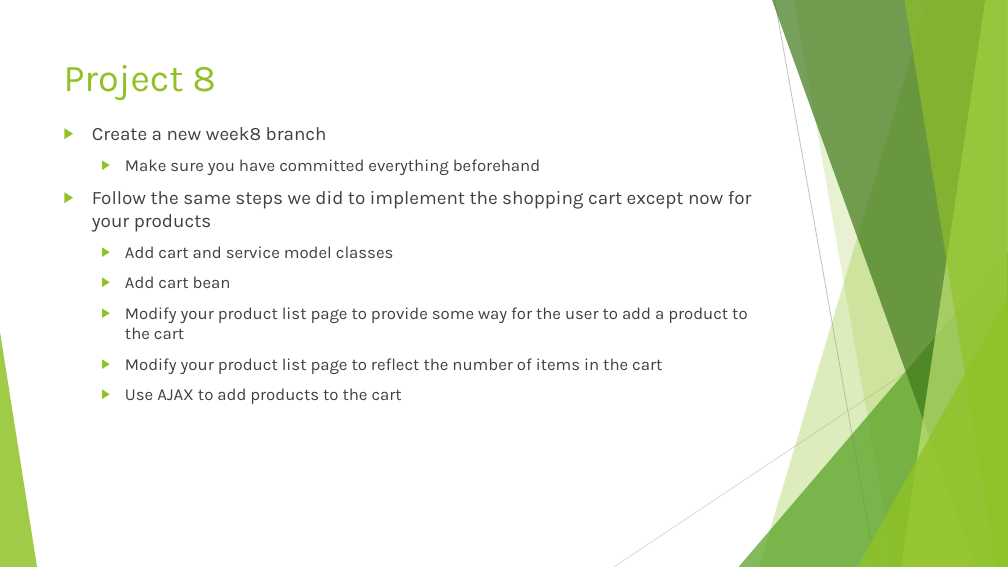
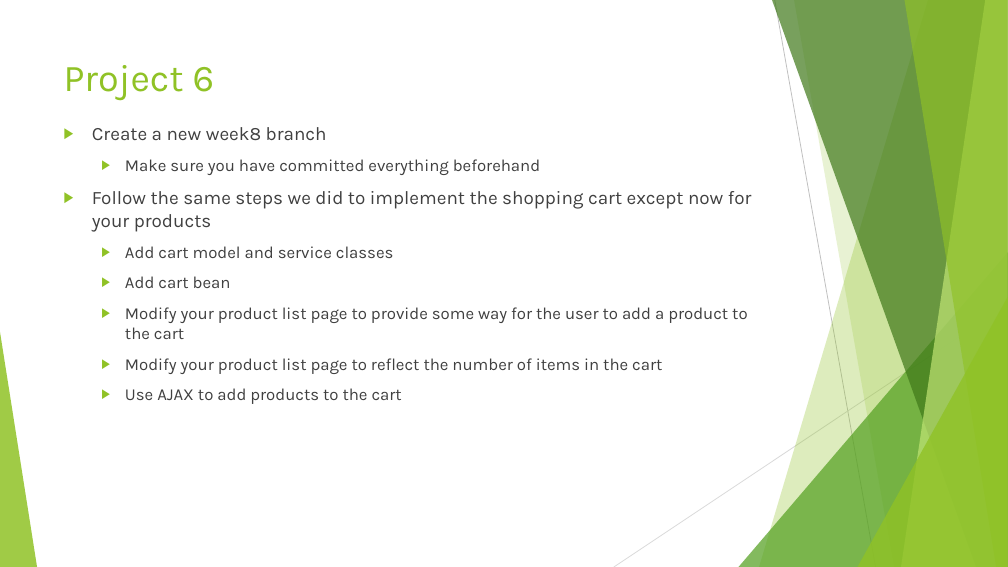
Before and after one commit to biewers/wctc-distjava, a slide deck: slide 20 of week8/week8.pptx. Drawn at 1008x567 pixels with LibreOffice and Linux fonts; fonts in the diff are those of the drawing. Boxes give left, top, right and bottom in pixels: in the first picture for what was removed or moved away, otherwise in the second. Text is boxed around its words. In the diff, an @@ line names an element or a change of style, - is before the commit and + after.

```diff
--- a/week8/week8.pptx
+++ b/week8/week8.pptx
@@ title at [64, 65, 215, 101]: text changed @@
-Project 8
+Project 6
@@ text at [125, 246, 394, 258]: text changed @@
-  ▶ Add cart and service model classes
+  ▶ Add cart model and service classes
```
Also in this commit, not shown: 19 other files.
